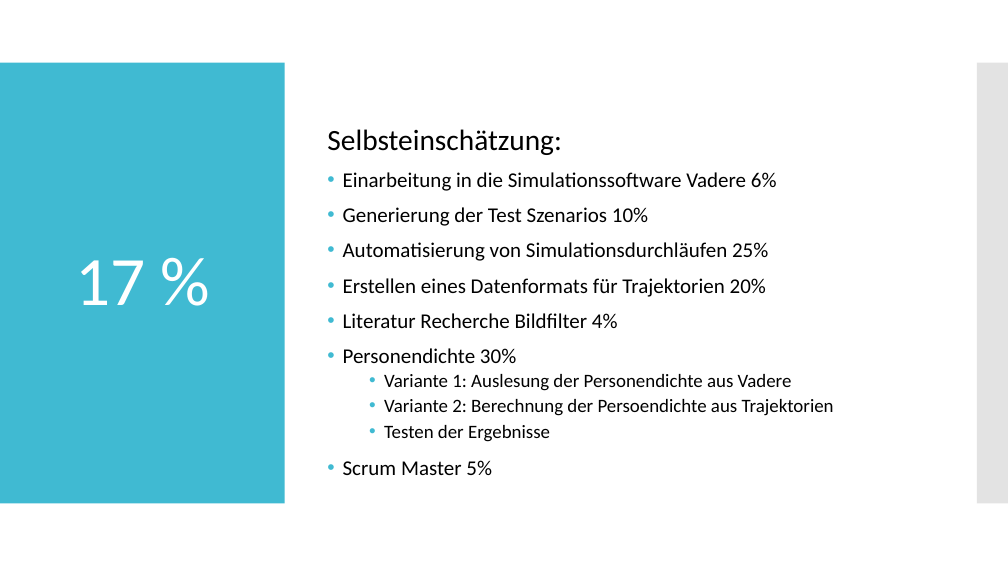
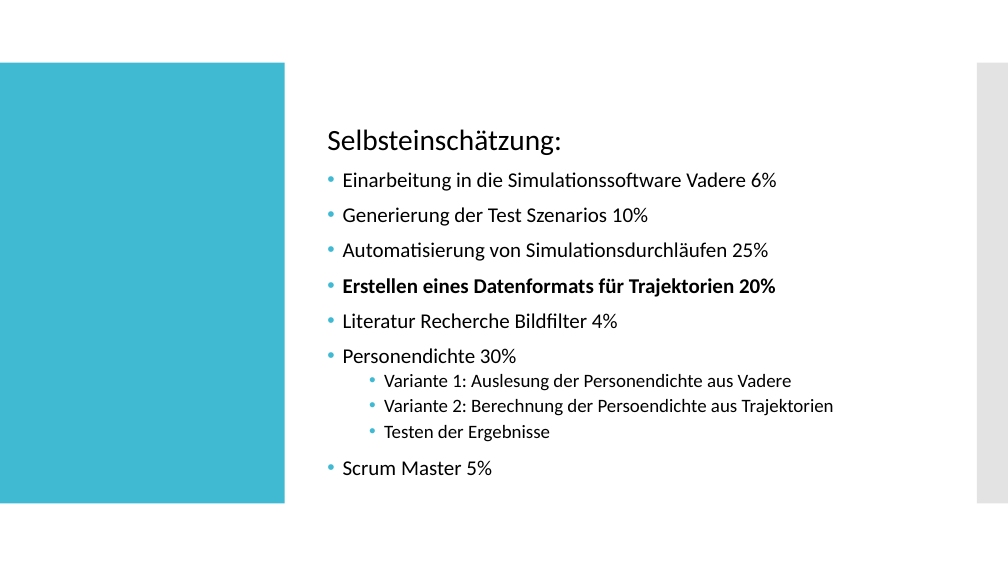
Before and after one commit to Datagroup-ModSim/ModSim17-data-generation-filters, a slide deck: slide 23 of presentations/Datenerzeugung und Datenanalyse_Sprint1_formatiert.pptx. Drawn at 1008x567 pixels with LibreOffice and Linux fonts; fonts in the diff are those of the drawing. Boxes give left, top, right and bottom in pixels: in the first picture for what was removed or moved away, otherwise in the second. Text is boxed around its words. In the diff, an @@ line names an element or a change of style, - is before the commit and + after.

```diff
--- a/presentations/Datenerzeugung und Datenanalyse_Sprint1_formatiert.pptx
+++ b/presentations/Datenerzeugung und Datenanalyse_Sprint1_formatiert.pptx
@@ title removed at [76,260,146,305] @@
-17 %
@@ text at [343,278,776,297]: bold on in "Erstellen eines Datenformats für Trajektorien 20%" @@
```
Also in this commit, not shown: 6 other slides changed, 1 slide added, 1 slide removed.
